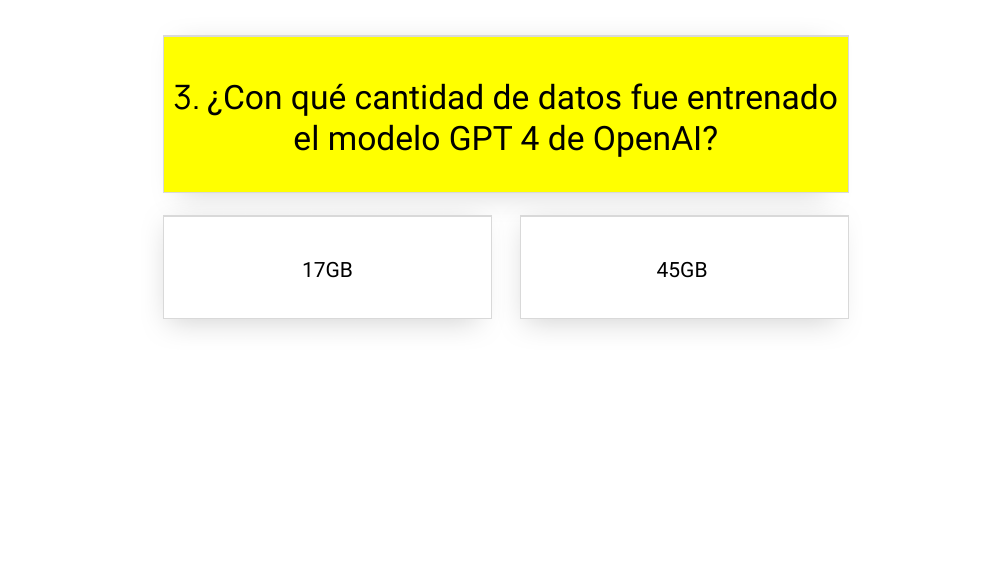
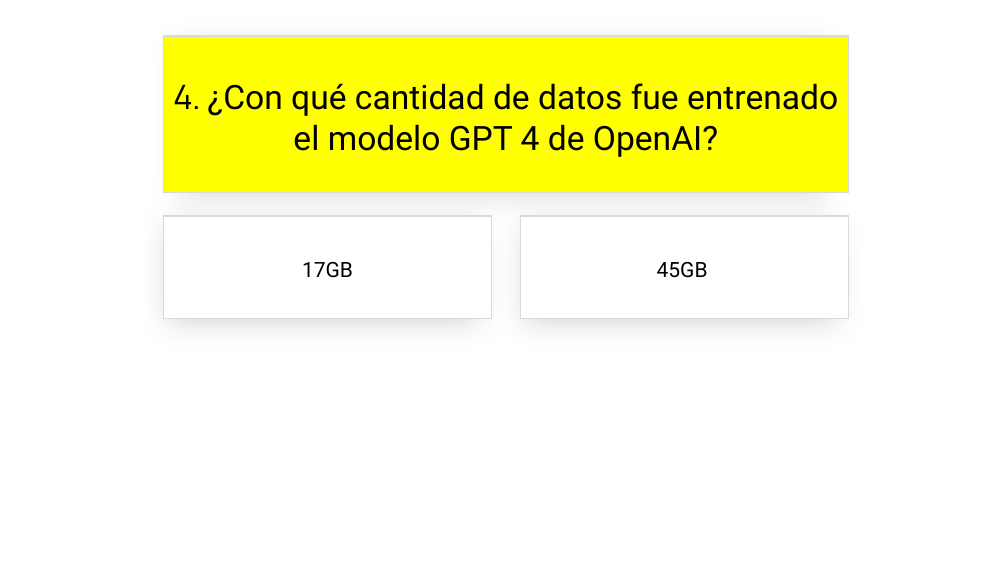
Before and after one commit to jsuarezruiz/SevillaDotNetConf2023, a slide deck: slide 9 of sevilladotnetconf-close.pptx (slide 7 before the commit). Drawn at 1008x567 pixels with LibreOffice and Linux fonts; fonts in the diff are those of the drawing. Boxes give left, top, right and bottom in pixels: in the first picture for what was removed or moved away, otherwise in the second. Text is boxed around its words. In the diff, an @@ line names an element or a change of style, - is before the commit and + after.

```diff
--- a/sevilladotnetconf-close.pptx
+++ b/sevilladotnetconf-close.pptx
@@ text in rectangle at (173, 83, 838, 157): text changed @@
-3. ¿Con qué cantidad de datos fue entrenado el modelo GPT 4 de OpenAI?
+4. ¿Con qué cantidad de datos fue entrenado el modelo GPT 4 de OpenAI?
```
Also in this commit, not shown: 18 other slides changed, 8 slides added, 1 other file.
